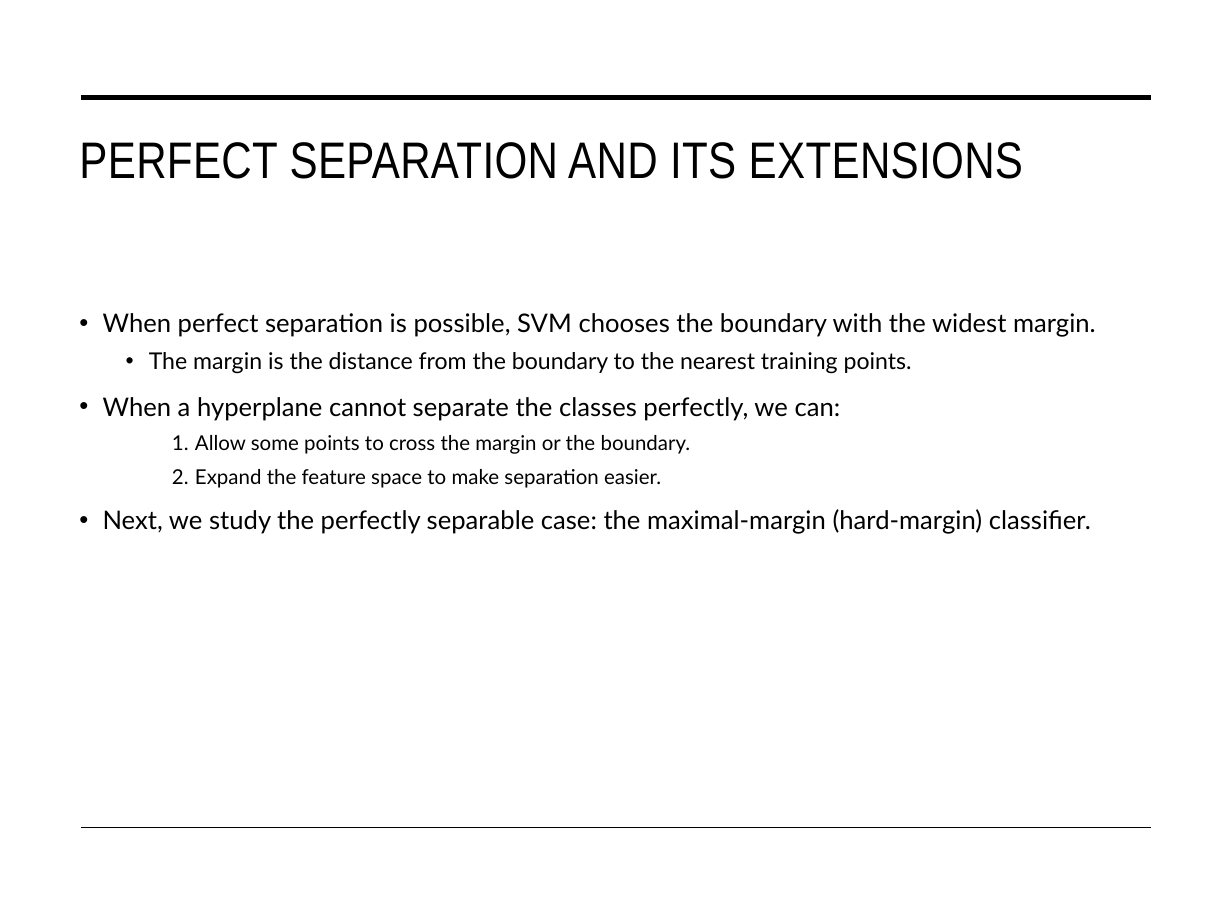
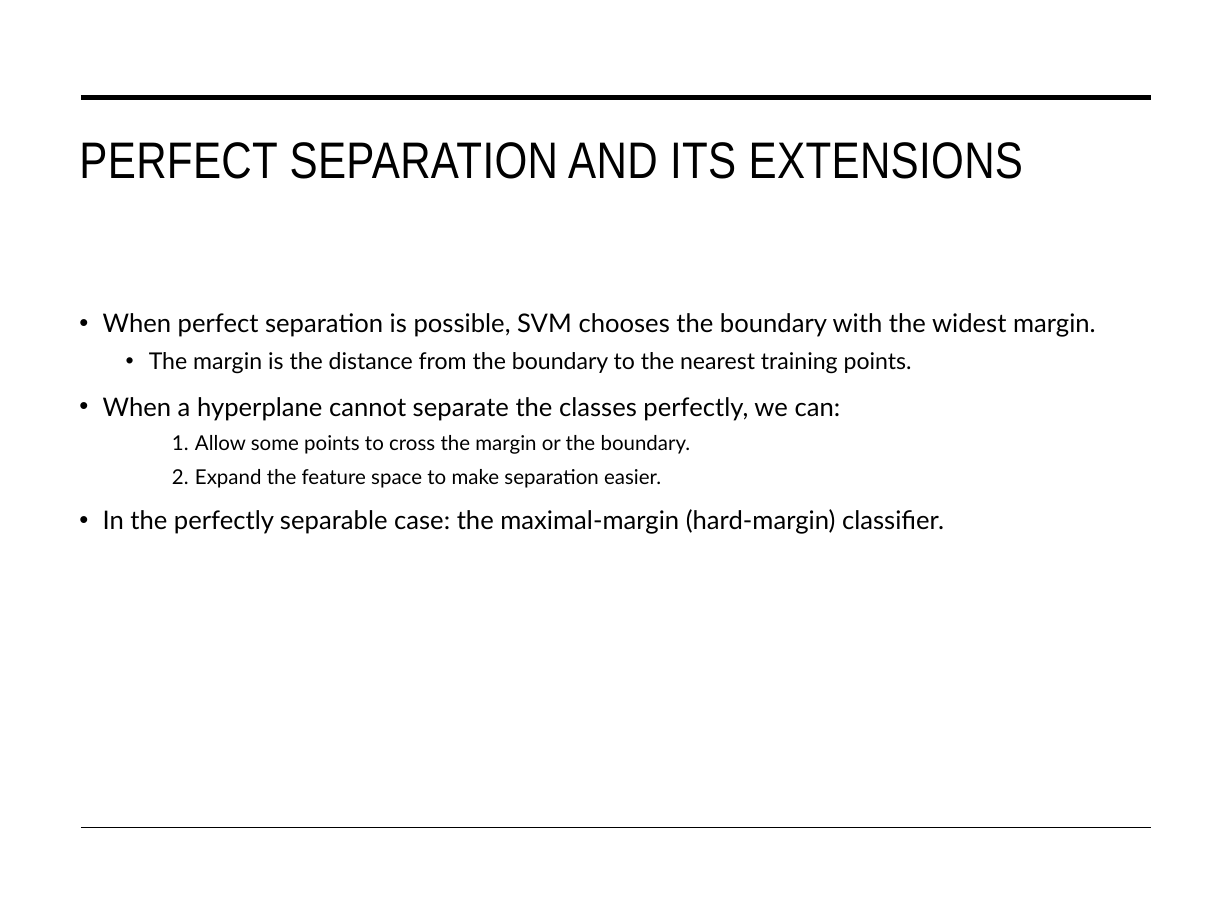
Before and after one commit to STAT-486-Fall-2026/course-content, a slide deck: slide 9 of slides/12-svm.pptx (slide 8 before the commit). Drawn at 1232x924 pixels with LibreOffice and Linux fonts; fonts in the diff are those of the drawing. Boxes give left, top, right and bottom in pixels: in the first picture for what was removed or moved away, otherwise in the second. Text is boxed around its words. In the diff, an @@ line names an element or a change of style, - is before the commit and + after.

```diff
--- a/slides/12-svm.pptx
+++ b/slides/12-svm.pptx
@@ text at box(103, 509, 944, 534): text changed @@
-• Next, we study the perfectly separable case: the maximal-margin (hard-margin) classifier.
+• In the perfectly separable case: the maximal-margin (hard-margin) classifier.
```
Also in this commit, not shown: 1 other slide changed, 1 slide added.
